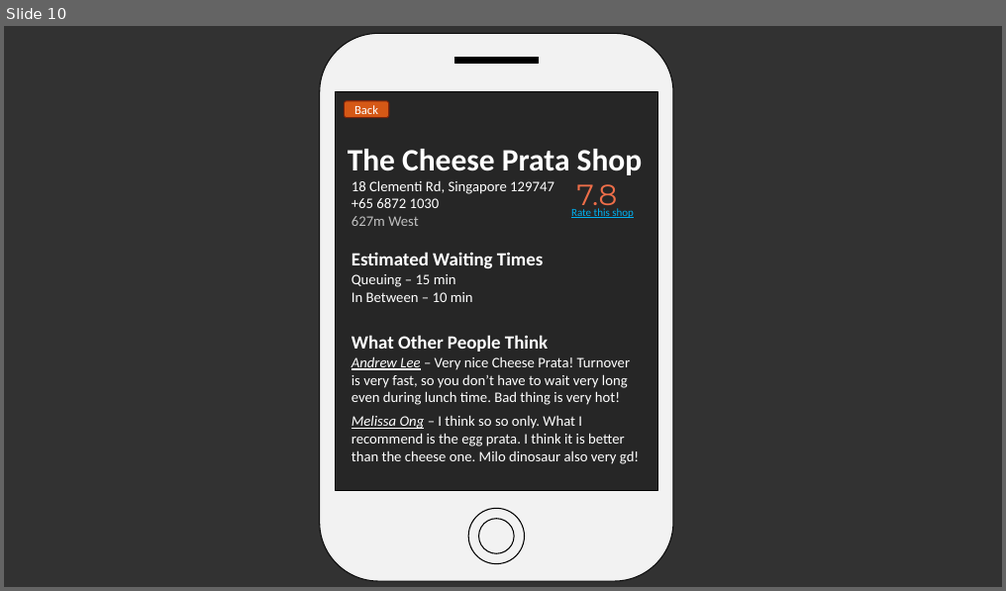
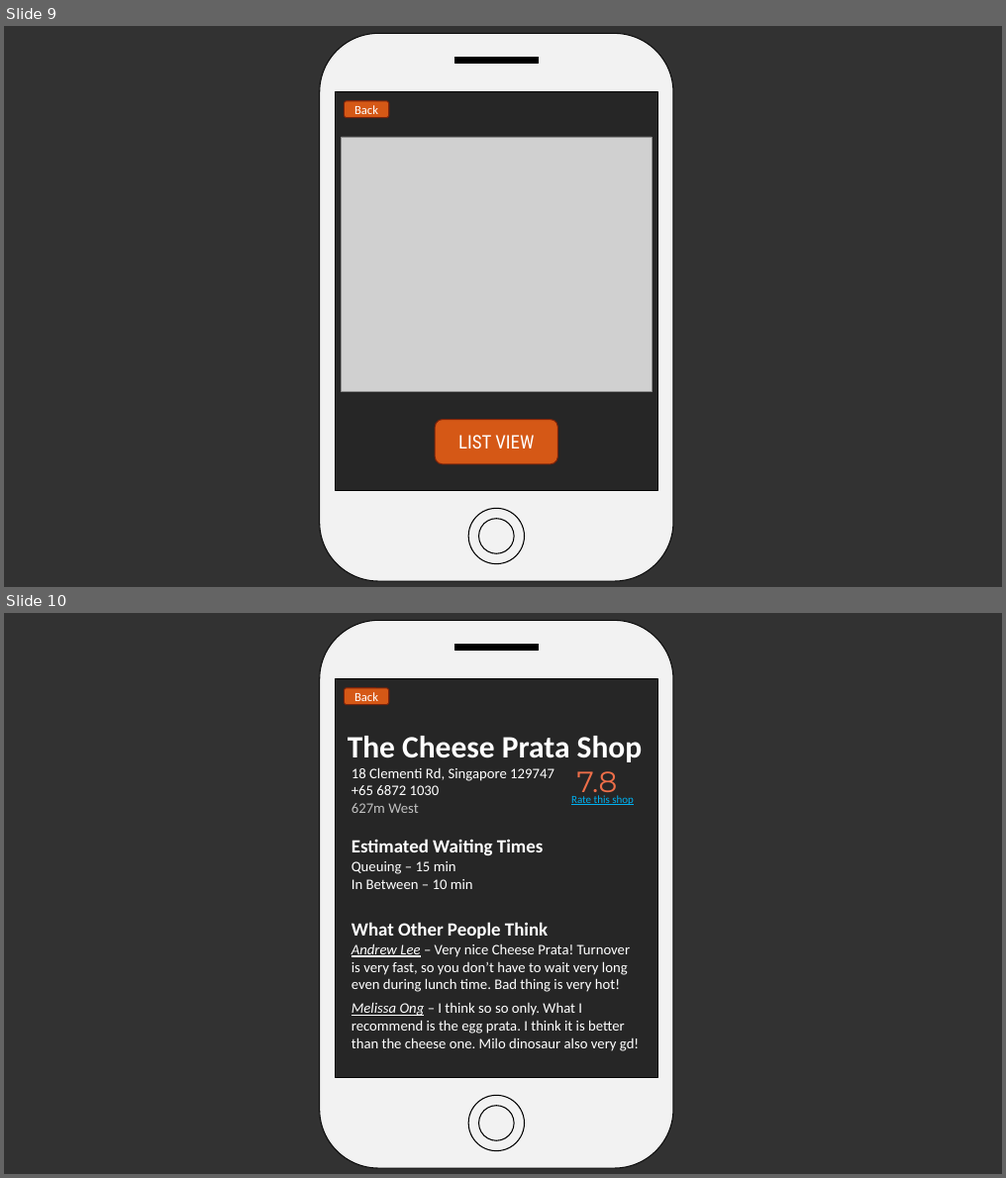
Before and after one commit to blackhydrogen/hungrygothere, a slide deck: Hungry Go THERE.pptx. Shown one above the other, each under a label of ours: slide 10 before the commit, slides 9 and 10 after it. The pictures are 1006x591 and 1006x1178 pixels, drawn with LibreOffice and Linux fonts; fonts in the diff are those of the drawing; grey boxes stand for pictures. Boxes give left, top, right and bottom in pixels: in the first picture for what was removed or moved away, otherwise in the second. Text is boxed around its words. In the diff, an @@ line names an element or a change of style, - is before the commit and + after.

```diff
--- a/Hungry Go THERE.pptx
+++ b/Hungry Go THERE.pptx
@@ slide 9 added at (x1=4, y1=26, x2=1002, y2=587), background #323232 @@
@@ rounded rectangle added at (x1=320, y1=34, x2=674, y2=581), fill #F2F2F2, outline #0D0D0D 1 pt @@
@@ rectangle added at (x1=454, y1=57, x2=539, y2=63), fill #000000, outline #000000 1 pt @@
@@ rectangle added at (x1=335, y1=92, x2=657, y2=491), fill #262626, outline #000000 1 pt @@
@@ rounded rectangle added at (x1=344, y1=101, x2=389, y2=117), fill #D55816, outline #7A240B 1 pt, 12 pt, text #FFFFFF @@
+Back
@@ picture added at (x1=341, y1=137, x2=651, y2=391) @@
@@ rounded rectangle added at (x1=436, y1=420, x2=558, y2=465), fill #D55816, outline #7A240B 1 pt, 18 pt, text #FFFFFF @@
+LIST VIEW
@@ ellipse added at (x1=469, y1=509, x2=525, y2=565), fill #F2F2F2, outline #000000 1 pt @@
@@ ellipse added at (x1=478, y1=519, x2=514, y2=554), fill #F2F2F2, outline #000000 1 pt @@
```
Also in this commit, not shown: 2 other slides added, 1 slide removed, 3 other files.
